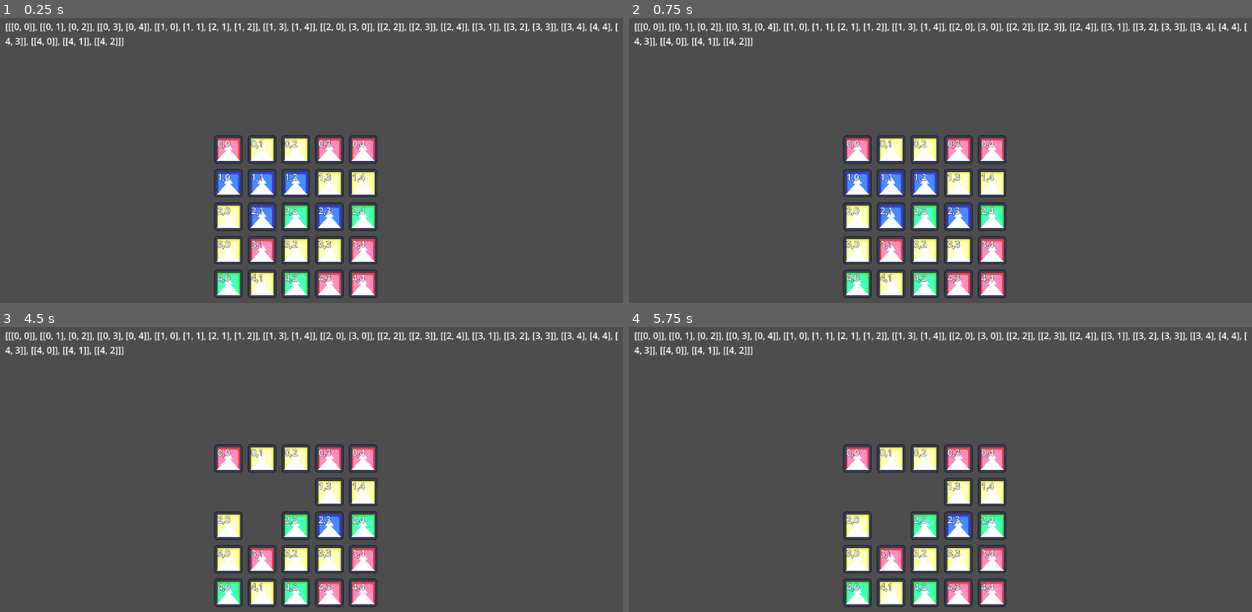
Above: before the commit, frames 1-4 (two rows, left to right).
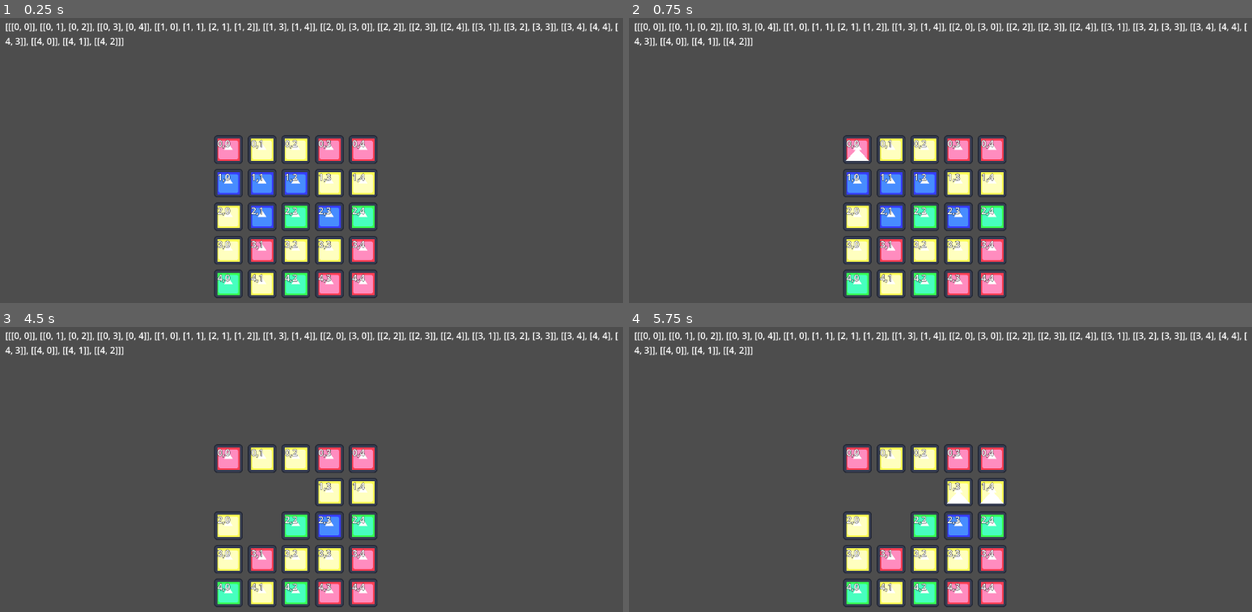
Above: after the commit, the same moments.

Repository: GandalfDG/slop-farmer-extension
Game: Godot game, scene res://game_window.tscn
Two runs of this game, one before a commit and one after it. Both use one fixed random seed, a clock stepped at 60 frames per second and the inputs below. The engine's default icon, where the game draws it, is replaced by a stand-in: a white triangle on a blue panel in a dark square.
Inputs (mouse positions are in pixels of both pictures, inside the frame that each line leads up to):
- Up to frame 1 (0.25 s): no input
- Up to frame 2 (0.75 s): tap Enter at 0.5 s; move the mouse to (859, 149) at 0.52 s; click (859, 149) at 0.6 s
- Up to frame 3 (4.5 s): tap Space at 1.25, 2.75, 4.25 s; move the mouse to (261, 458) at 1.27 s; click (261, 458) at 1.35 s; tap Enter at 2, 3.5 s; move the mouse to (299, 458) at 2.02 s; click (299, 458) at 2.1 s; move the mouse to (330, 458) at 2.77 s; click (330, 458) at 2.85 s; move the mouse to (361, 458) at 3.52 s; click (361, 458) at 3.6 s; move the mouse to (230, 492) at 4.27 s; click (230, 492) at 4.35 s
- Up to frame 4 (5.75 s): move the mouse to (959, 492) at 5.02 s; click (959, 492) at 5.1 s

The runs differ from the first frame. In frame 1, 2.2% of the frame differs, in the area x 34-61%, y 46-98%; in frame 2, 2.1%; in frame 3, 1.8%; in frame 4, 1.7%.

Commit message:
Implemented group highlight on hover
It's not currently stable, but it's ok for now.

Diff:
--- a/grid.gd
+++ b/grid.gd
@@ -1,4 +1,5 @@
 extends Node2D
+class_name Grid
 
 @export var rows: int = 5
 @export var cols: int = 5
@@ -8,6 +9,7 @@
 
 var grid: Array[Array]
 var groups: Array
+var hovered_group: Array
 
 var debug_label: Label
 
@@ -25,6 +27,7 @@
 			token_node.set_type(randi_range(0,3) as Token.token_type)
 			token_node.set_debug_label(str(row) + "," + str(column))
 			token_node.token_clicked.connect(_on_token_clicked.bind([row,column]))
+			token_node.token_hovered.connect(_on_token_hovered.bind([row,column]))
 			grid[row].append(token_node)
 
 	calculate_token_groups()
@@ -42,8 +45,25 @@
 
 		update_grid()
 
-func highlight_group(group: Array):
-	pass
+func _on_token_hovered(enter: bool, coord: Array):
+	var group = get_group_of_token(coord)
+	if enter:
+		highlight_group(group, true)
+	else:
+		highlight_group(group, false)
+
+func highlight_group(group: Array, enable: bool):
+	if group != hovered_group:
+#		Un-highlight current, update current
+		for coord in hovered_group:
+			var current_token = grid[coord[0]][coord[1]]
+			current_token.set_highlighted(false)
+
+	for coord in group:
+		var current_token = grid[coord[0]][coord[1]] as Token
+		current_token.set_highlighted(enable)
+
+	hovered_group = group
 
 func update_grid():
 	pass
--- a/token.gd
+++ b/token.gd
@@ -2,6 +2,7 @@
 class_name Token
 
 signal token_clicked
+signal token_hovered(entered: bool)
 
 enum token_type {TYPE_1, TYPE_2, TYPE_3, TYPE_4}
 enum token_state {NONE, HIGHLIGHT}
@@ -41,3 +42,15 @@
 
 func set_highlighted(highlight: bool):
 	state = token_state.HIGHLIGHT if highlight else token_state.NONE
+	match state:
+		token_state.HIGHLIGHT:
+			highlight_polygon.visible = true
+		token_state.NONE:
+			highlight_polygon.visible = false
+
+
+func _on_area_2d_mouse_entered() -> void:
+	token_hovered.emit(true)
+
+func _on_area_2d_mouse_exited() -> void:
+	token_hovered.emit(false)
--- a/token.tscn
+++ b/token.tscn
@@ -43,9 +43,12 @@
 polygon = PackedVector2Array(0, 0, 40, 0, 40, 40, 0, 40)
 
 [node name="highlight_indicator" type="Polygon2D" parent="."]
+visible = false
 position = Vector2(52.8333, 76.6667)
 scale = Vector2(0.427083, 0.319444)
 polygon = PackedVector2Array(-112, -96, -16, -96, -64, -168)
 uv = PackedVector2Array(-112, -96, -16, -96, -72, -160)
 
 [connection signal="input_event" from="Area2D" to="." method="_on_area_2d_input_event"]
+[connection signal="mouse_entered" from="Area2D" to="." method="_on_area_2d_mouse_entered"]
+[connection signal="mouse_exited" from="Area2D" to="." method="_on_area_2d_mouse_exited"]
